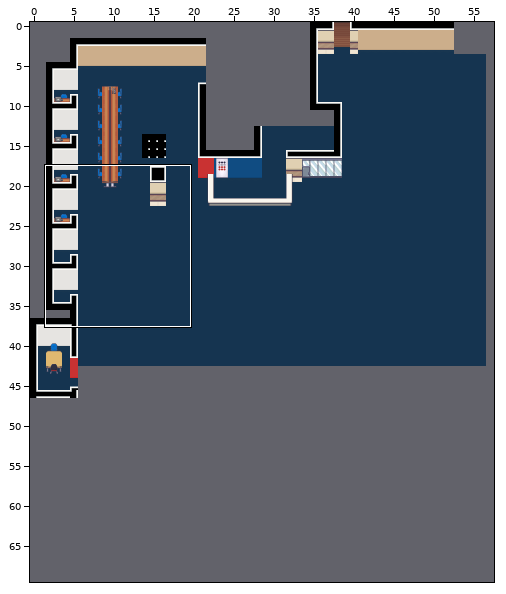
An edit to a level. Tiled map, LCB_Map/data/maps/main_2_library.tmx. The first picture is a wide view before the edit; the outline marks the close-up.
Close-up. Before the commit:
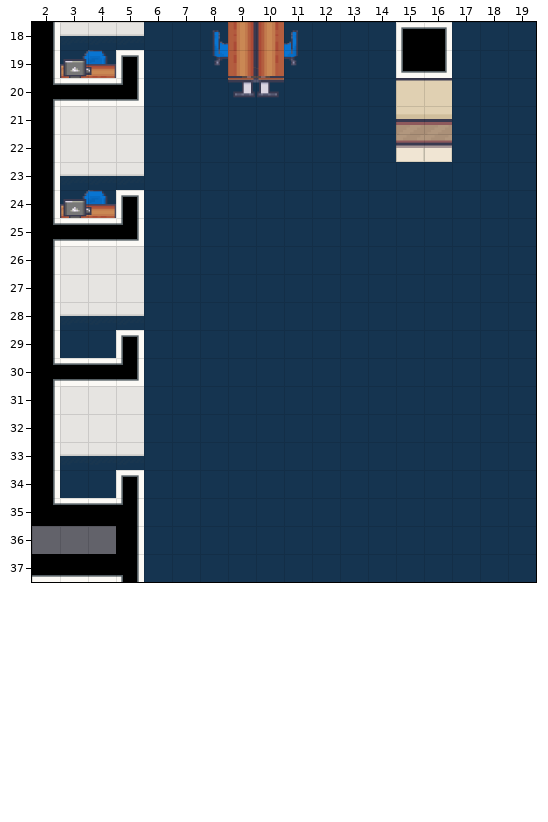
Cells are 64x64 px. Shown: x 2..19, y 18..37. The commit also changed other parts of the map, which this record leaves out. The old version is drawn lined up with the new one.
After:
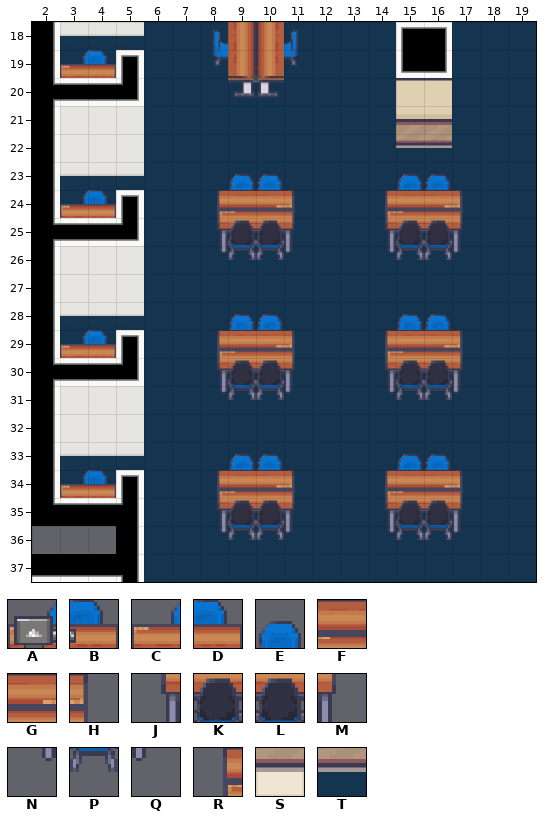
Key: from "LCB_furnishing": A 336, B 337, C 374, D 375, E 430, F 449, G 451, H 452, J 467, K 468, L 470, M 471, N 486, P 487, Q 490, R 574; from "LCB_indoor": S 116, T 1237.
_ is an empty cell, . an unchanged one.
From old to new:
map size 57x63 -> 58x70 cells (old content now starts at 0,-7; both pictures use the new coordinates)
--- layer "Floor"
@@ x 15..16 @@
-22 SS
+22 TT
--- layer "Furnishing"
@@ x 3..4 @@
-19 AB
+19 CD
@@ x 3..17 @@
-23 ......__....__.
-24 AB...____..____
-25 .....____..____
-26 .....____..____
+23 ......EE....EE.
+24 CD...RFGH..RFGH
+25 .....JKLM..JKLM
+26 .....NPPQ..NPPQ
@@ x 3..17 @@
-28 ......__....__.
-29 __...____..____
-30 .....____..____
-31 .....____..____
+28 ......EE....EE.
+29 CD...RFGH..RFGH
+30 .....JKLM..JKLM
+31 .....NPPQ..NPPQ
@@ x 3..17 @@
-33 ......__....__.
-34 __...____..____
-35 .....____..____
-36 .....____..____
+33 ......EE....EE.
+34 CD...RFGH..RFGH
+35 .....JKLM..JKLM
+36 .....NPPQ..NPPQ
